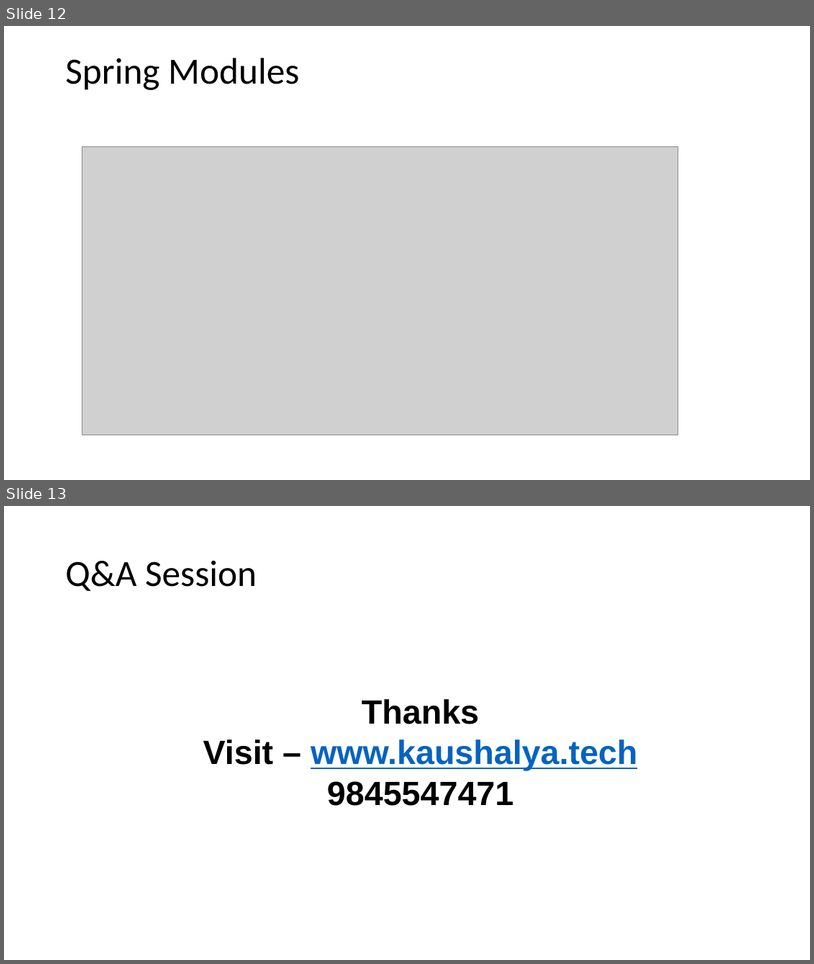
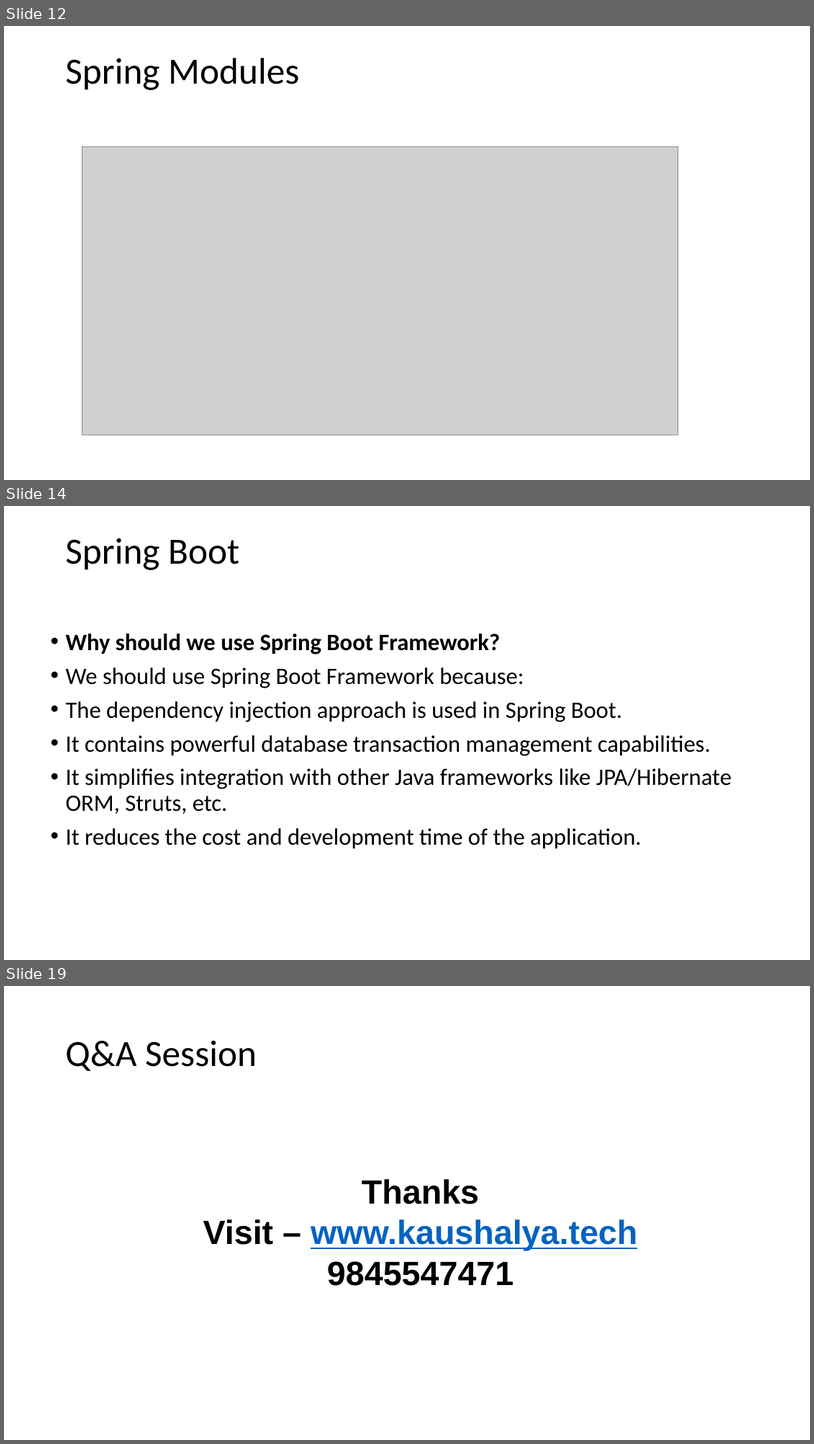
Before and after one commit to raghuprasadks/acharyafullstackfdp, a slide deck: day2/Spring.pptx. Shown one above the other, each under a label of ours: slides 12 and 13 before the commit, slides 12, 14 and 19 after it; the slides between them are not shown. The pictures are 814x964 and 814x1444 pixels, drawn with LibreOffice and Linux fonts; fonts in the diff are those of the drawing; grey boxes stand for pictures. Boxes give left, top, right and bottom in pixels: in the first picture for what was removed or moved away, otherwise in the second. Text is boxed around its words. In the diff, an @@ line names an element or a change of style, - is before the commit and + after.

```diff
--- a/day2/Spring.pptx
+++ b/day2/Spring.pptx
@@ slide 14 added at bbox=[4, 506, 810, 960], background #FFFFFF @@
@@ title added at bbox=[65, 538, 239, 570], 44 pt, text #000000 @@
+Spring Boot
@@ text added at bbox=[66, 633, 732, 849], 28 pt, text #000000 @@
+• Why should we use Spring Boot Framework?
+• We should use Spring Boot Framework because:
+• The dependency injection approach is used in Spring Boot.
+• It contains powerful database transaction management capabilities.
+• It simplifies integration with other Java frameworks like JPA/Hibernate ORM, Struts, etc.
+• It reduces the cost and development time of the application.
@@ what was slide 13 is now slide 19 @@
```
Also in this commit, not shown: 3 slides changed, 5 other slides added, 6 other files.
